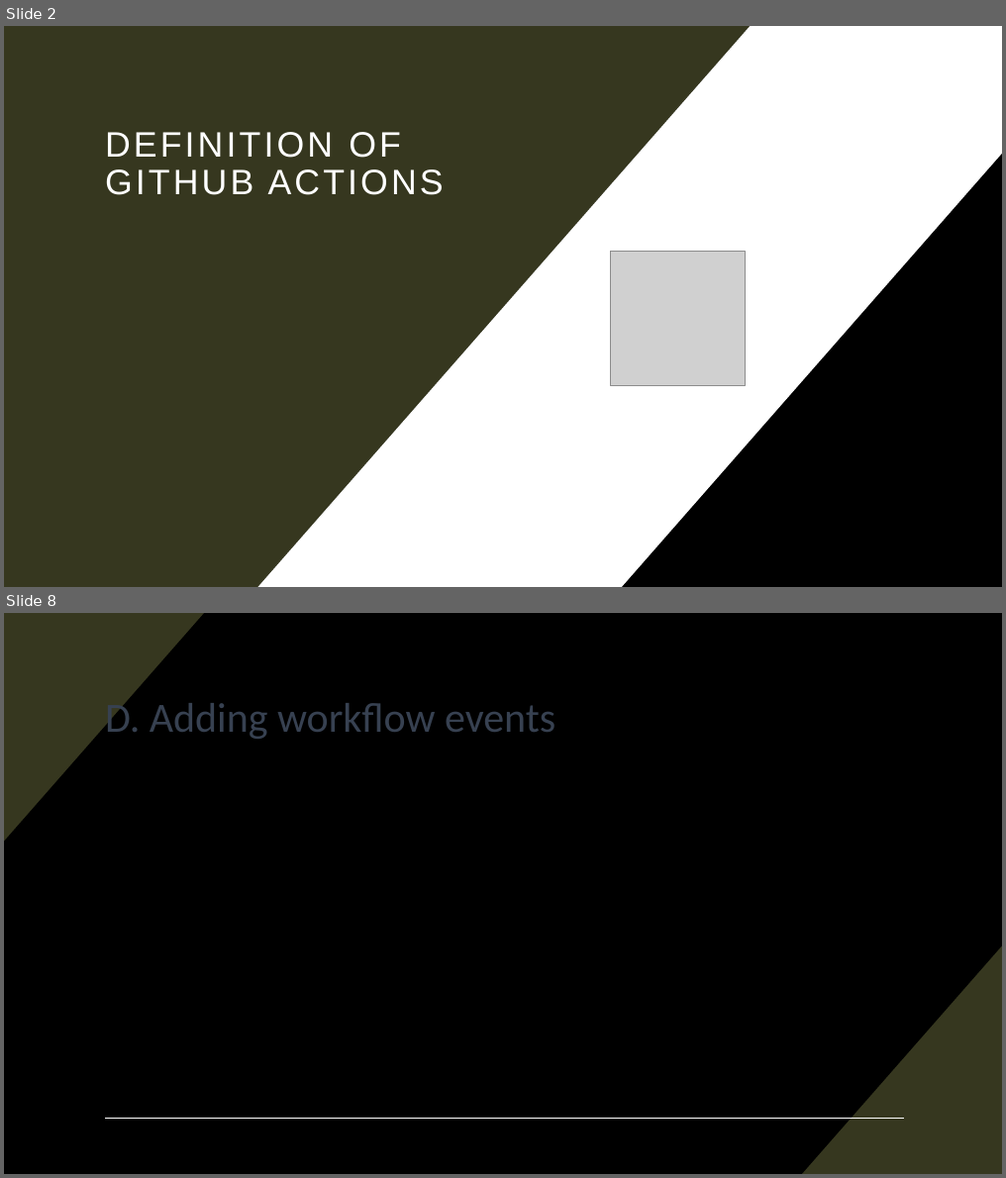
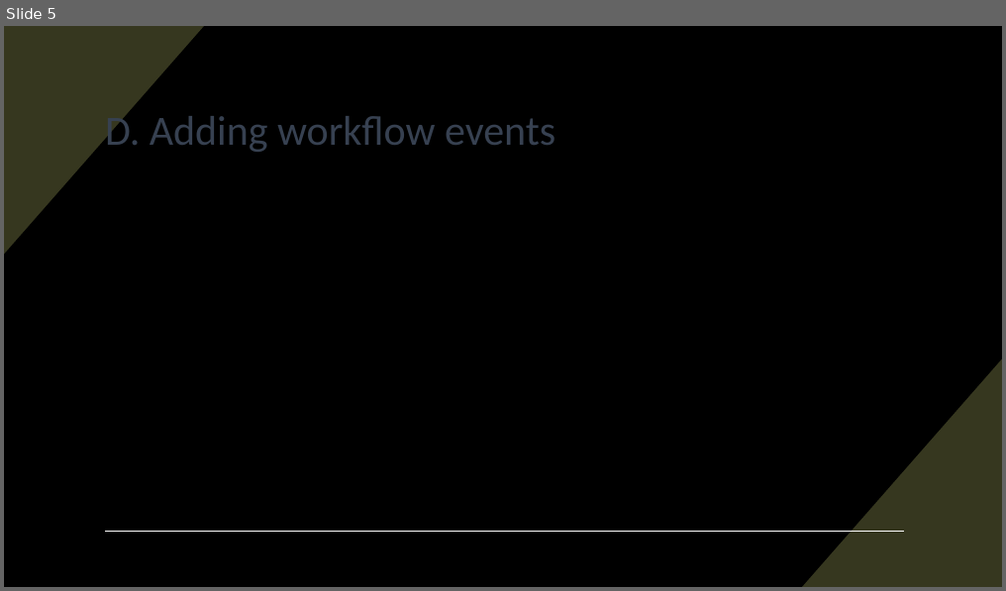
Before and after one commit to pulcher/github-actions-getting-started, a slide deck: getting-started-with-github-actions.pptx. Shown one above the other, each under a label of ours: slides 2 and 8 before the commit, slide 5 after it; the slides between them are not shown. The pictures are 1006x1178 and 1006x591 pixels, drawn with LibreOffice and Linux fonts; fonts in the diff are those of the drawing; grey boxes stand for pictures. Boxes give left, top, right and bottom in pixels: in the first picture for what was removed or moved away, otherwise in the second. Text is boxed around its words. In the diff, an @@ line names an element or a change of style, - is before the commit and + after.

```diff
--- a/getting-started-with-github-actions.pptx
+++ b/getting-started-with-github-actions.pptx
@@ slide 2 removed at [4, 26, 1002, 587], background #000000; not listed: 2 template elements that a slide beside it also shows @@
@@ rectangle removed at [4, 26, 1002, 587] @@
@@ freeform shape removed at [4, 26, 750, 587] @@
@@ freeform shape removed at [187, 26, 1002, 587] @@
@@ freeform shape removed at [440, 26, 1002, 587] @@
@@ title removed at [105, 132, 444, 195] @@
-DEFINITION OF GITHUB ACTIONS
@@ picture removed at [611, 252, 745, 385] @@
@@ what was slide 8 is now slide 5 @@
```
Also in this commit, not shown: 4 slides changed, 1 slide added, 3 other slides removed.
